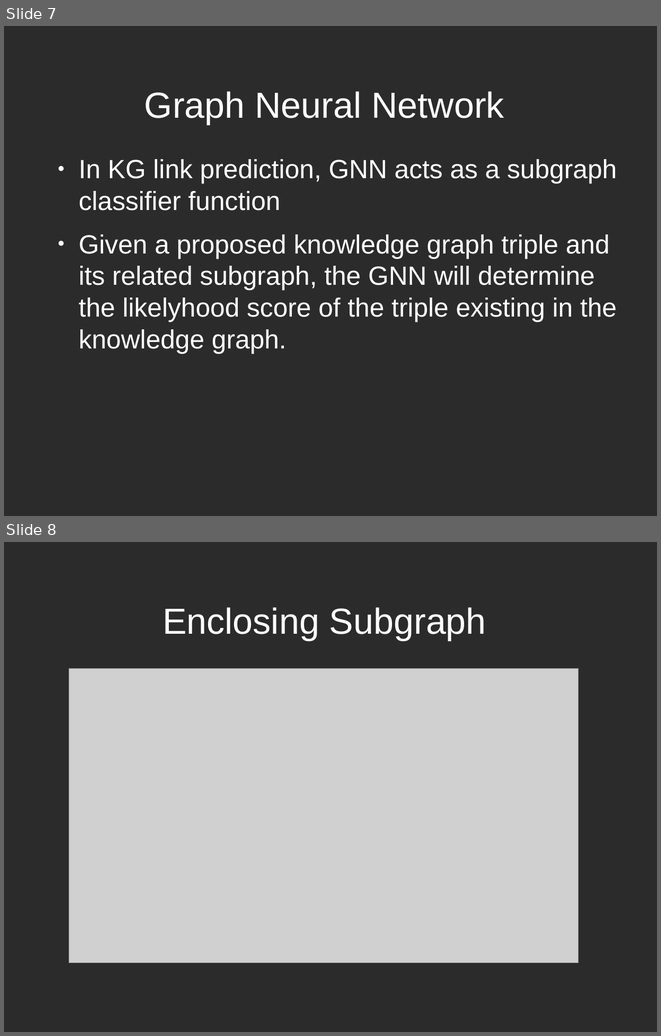
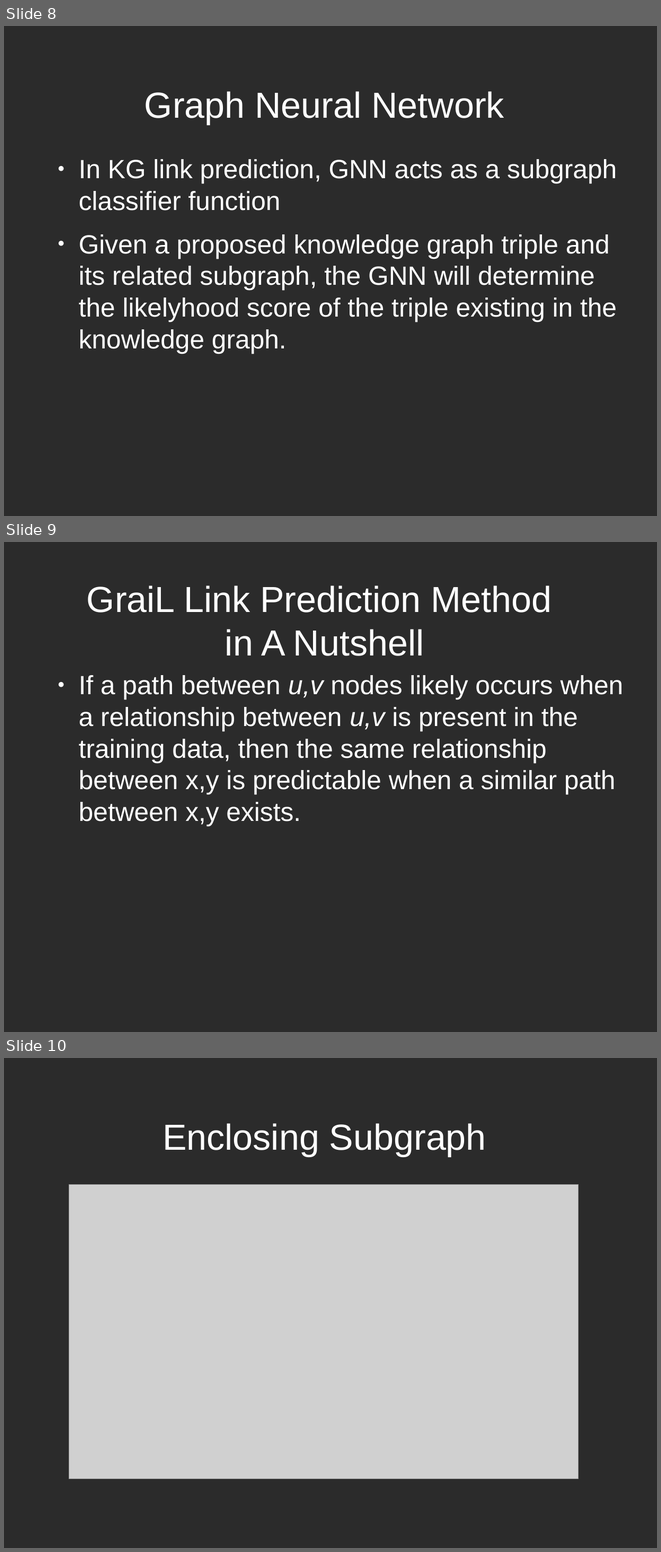
Before and after one commit to jaemuzzin/plagnn, a slide deck: presentation final.odp. Shown one above the other, each under a label of ours: slides 7 and 8 before the commit, slides 8, 9 and 10 after it. The pictures are 661x1036 and 661x1552 pixels, drawn with LibreOffice and Linux fonts; fonts in the diff are those of the drawing; grey boxes stand for pictures; background and template pictures are left out; a plain dark background stands for a picture behind light text. Boxes give left, top, right and bottom in pixels: in the first picture for what was removed or moved away, otherwise in the second. Text is boxed around its words. In the diff, an @@ line names an element or a change of style, - is before the commit and + after.

```diff
--- a/presentation final.odp
+++ b/presentation final.odp
@@ slide 9 added at <box>4,542,657,1032</box>, background picture (left out) @@
@@ title added at <box>87,585,552,656</box>, 44 pt, text #FFFFFF @@
+GraiL Link Prediction Method
+in A Nutshell
@@ text added at <box>79,675,624,826</box>, 32 pt, text #FFFFFF @@
+● If a path between u,v nodes likely occurs when a relationship between u,v is present in the training data, then the same relationship between x,y is predictable when a similar path between x,y exists.
@@ what was slide 7 is now slide 8 @@
@@ what was slide 8 is now slide 10 @@
```
Also in this commit, not shown: 1 slide changed, 3 other slides added, 1 other file.
